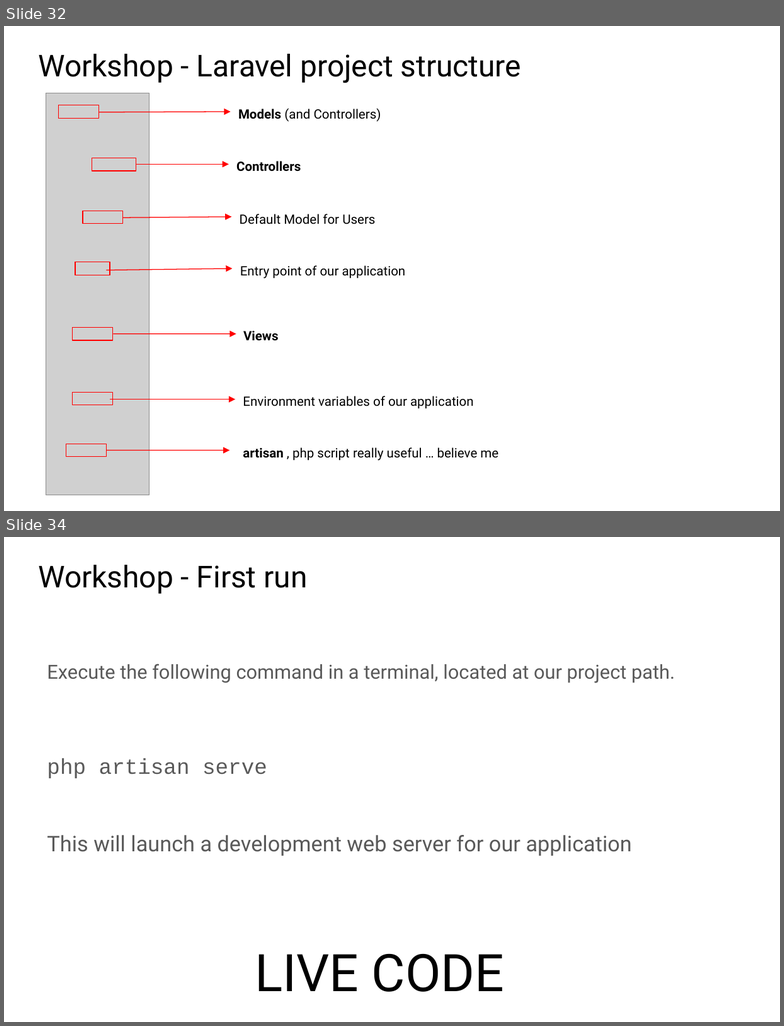
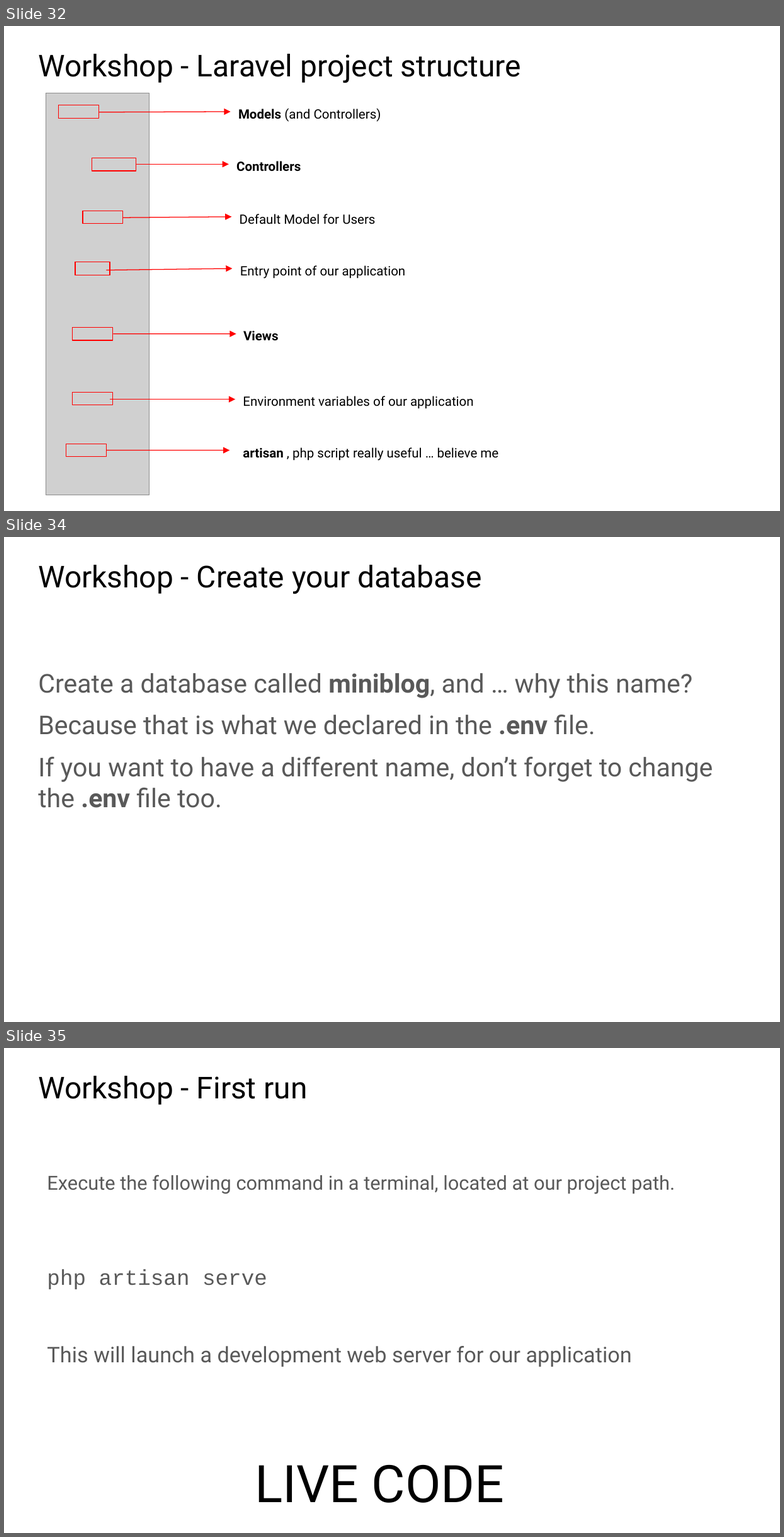
Before and after one commit to juan-morales/laravel-workshop-blog, a slide deck: presentation/Presentation.pptx. Shown one above the other, each under a label of ours: slides 32 and 34 before the commit, slides 32, 34 and 35 after it; the slides between them are not shown. The pictures are 784x1026 and 784x1537 pixels, drawn with LibreOffice and Linux fonts; fonts in the diff are those of the drawing; grey boxes stand for pictures. Boxes give left, top, right and bottom in pixels: in the first picture for what was removed or moved away, otherwise in the second. Text is boxed around its words. In the diff, an @@ line names an element or a change of style, - is before the commit and + after.

```diff
--- a/presentation/Presentation.pptx
+++ b/presentation/Presentation.pptx
@@ slide 34 added at [4,537,780,1022], background #FFFFFF @@
@@ title added at [38,565,482,594], 28 pt, text #000000 @@
+Workshop - Create your database
@@ text added at [38,673,713,808], 24 pt, text #595959 @@
+Create a database called miniblog, and … why this name?
+Because that is what we declared in the .env file.
+If you want to have a different name, don’t forget to change the .env file too.
@@ what was slide 34 is now slide 35 @@
```
Also in this commit, not shown: 8 slides changed, 1 other slide added.
